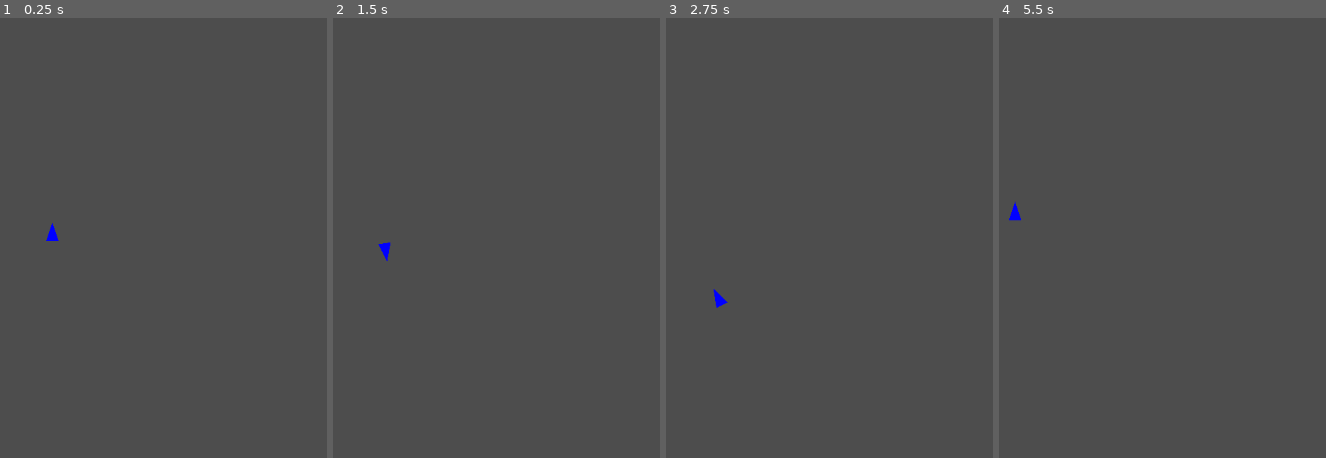
Above: before the commit, frames 1-4 (left to right).
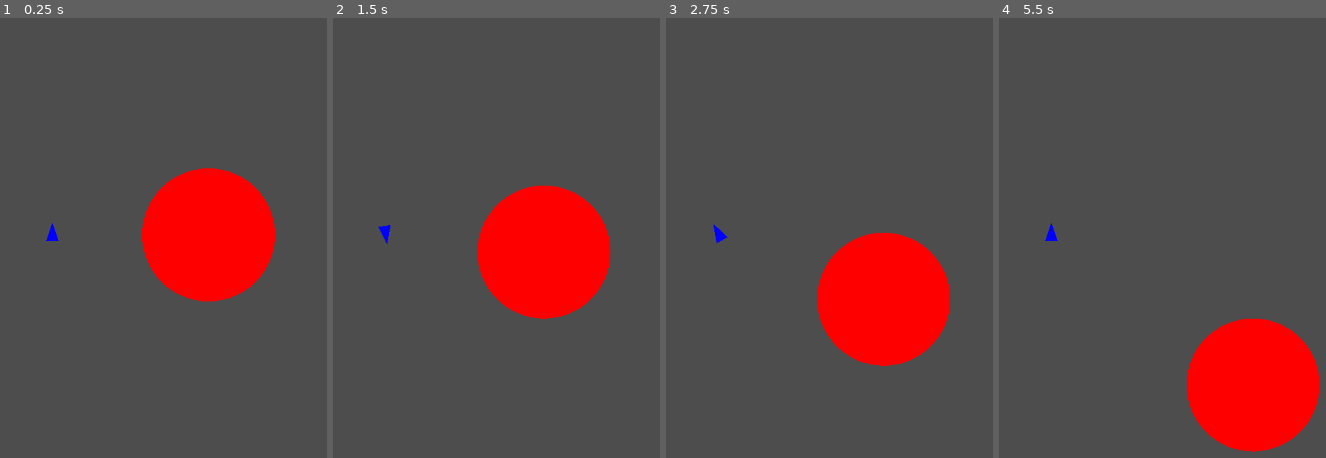
Above: after the commit, the same moments.

Repository: mchannell/harmonices-mundi
Game: Godot game, scene res://test_level.tscn
Same seed, same stepped clock (60 frames per second), same inputs: the game is played once before the commit and once after it. Before the commit the project starts from res://ship.tscn.
Inputs:
- Up to frame 1 (0.25 s): no input
- Up to frame 2 (1.5 s): tap Enter at 0.5 s; hold Right (turn_right) 0.53-1.28 s; tap Space at 1.25 s; hold S (move_back) from 1.28 s (still down)
- Up to frame 3 (2.75 s): release S (move_back) at 2.03 s; hold Right (turn_right) from 2.03 s (still down)
- Up to frame 4 (5.5 s): release Right (turn_right) at 2.78 s; hold W (move_forward) 2.78-3.53 s; hold Left (turn_left) 3.53-5.03 s; hold S (move_back) from 5.03 s (still down)

The runs differ from the first frame. In frame 1, 9.7% of the frame differs, in the area x 43-85%, y 34-65%; in frame 2, 9.9%, in the area x 13-86%, y 37-69%; in frame 3, 9.9%; in frame 4, 9.9%.
Error before the commit: Attempt to call function 'rotated' in base 'null instance' on a null instance. (res://ship.gd:21)

Commit message:
early steps

Diff:
--- /dev/null
+++ b/planet.gd
@@ -0,0 +1,6 @@
+extends StaticBody2D
+
+
+func _draw() -> void:
+	draw_circle(Vector2(0,0),96,Color.RED)
+	get_node("CollisionShape2D").shape.radius = 96
--- /dev/null
+++ b/planet.tscn
@@ -0,0 +1,13 @@
+[gd_scene load_steps=3 format=3 uid="uid://hmw5pgdasqhi"]
+
+[ext_resource type="Script" uid="uid://ll3loo6416bg" path="res://planet.gd" id="1_1odxm"]
+
+[sub_resource type="CircleShape2D" id="CircleShape2D_1odxm"]
+
+[node name="Planet" type="Node2D"]
+
+[node name="StaticBody2D" type="StaticBody2D" parent="."]
+script = ExtResource("1_1odxm")
+
+[node name="CollisionShape2D" type="CollisionShape2D" parent="StaticBody2D"]
+shape = SubResource("CircleShape2D_1odxm")
--- a/project.godot
+++ b/project.godot
@@ -11,7 +11,7 @@
 [application]
 
 config/name="Harmonices Mundi"
-run/main_scene="uid://bj4t65uqxhpet"
+run/main_scene="uid://cdvb40fbw4h8x"
 config/features=PackedStringArray("4.4", "GL Compatibility")
 config/icon="res://icon.svg"
 
--- a/ship.gd
+++ b/ship.gd
@@ -18,4 +18,4 @@
 	if (Input.is_action_pressed("move_forward")):
 		move_and_collide(Vector2(0,-SPEED * delta).rotated(rotation))
 	if (Input.is_action_pressed("move_back")):
-		move_and_collide(Vector2(0,SPEED * delta/2)).rotated(rotation)
+		move_and_collide(Vector2(0,SPEED * delta/2).rotated(rotation))
--- a/ship.tscn
+++ b/ship.tscn
@@ -2,7 +2,7 @@
 
 [ext_resource type="Script" uid="uid://ch6wfi23uiwoj" path="res://ship.gd" id="1_l3rv8"]
 
-[node name="Node2D" type="Node2D"]
+[node name="Ship" type="Node2D"]
 
 [node name="CharacterBody2D" type="CharacterBody2D" parent="."]
 script = ExtResource("1_l3rv8")
@@ -10,4 +10,4 @@
 [node name="CollisionPolygon2D" type="CollisionPolygon2D" parent="CharacterBody2D"]
 polygon = PackedVector2Array(0, -16, 9, 11, -9, 11)
 
-[node name="Camera2D" type="Camera2D" parent="."]
+[node name="Camera2D" type="Camera2D" parent="CharacterBody2D"]
--- a/test_level.tscn
+++ b/test_level.tscn
@@ -1,3 +1,12 @@
-[gd_scene format=3 uid="uid://cdvb40fbw4h8x"]
+[gd_scene load_steps=3 format=3 uid="uid://cdvb40fbw4h8x"]
+
+[ext_resource type="PackedScene" uid="uid://bj4t65uqxhpet" path="res://ship.tscn" id="1_gojnm"]
+[ext_resource type="PackedScene" uid="uid://hmw5pgdasqhi" path="res://planet.tscn" id="2_1c2mv"]
 
 [node name="Node2D" type="Node2D"]
+
+[node name="Ship" parent="." instance=ExtResource("1_gojnm")]
+position = Vector2(-457, -50)
+
+[node name="Planet" parent="." instance=ExtResource("2_1c2mv")]
+position = Vector2(-232, -48)
Not shown, added: planet.gd.uid
